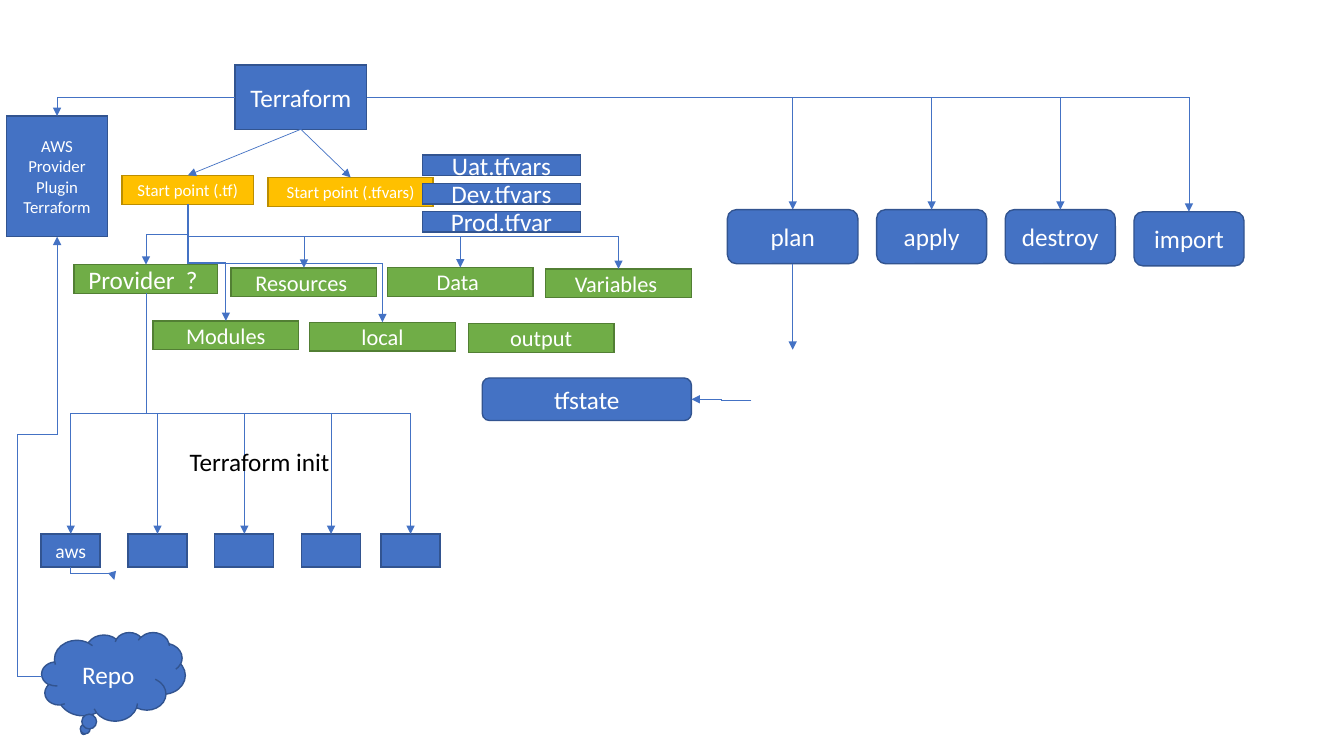
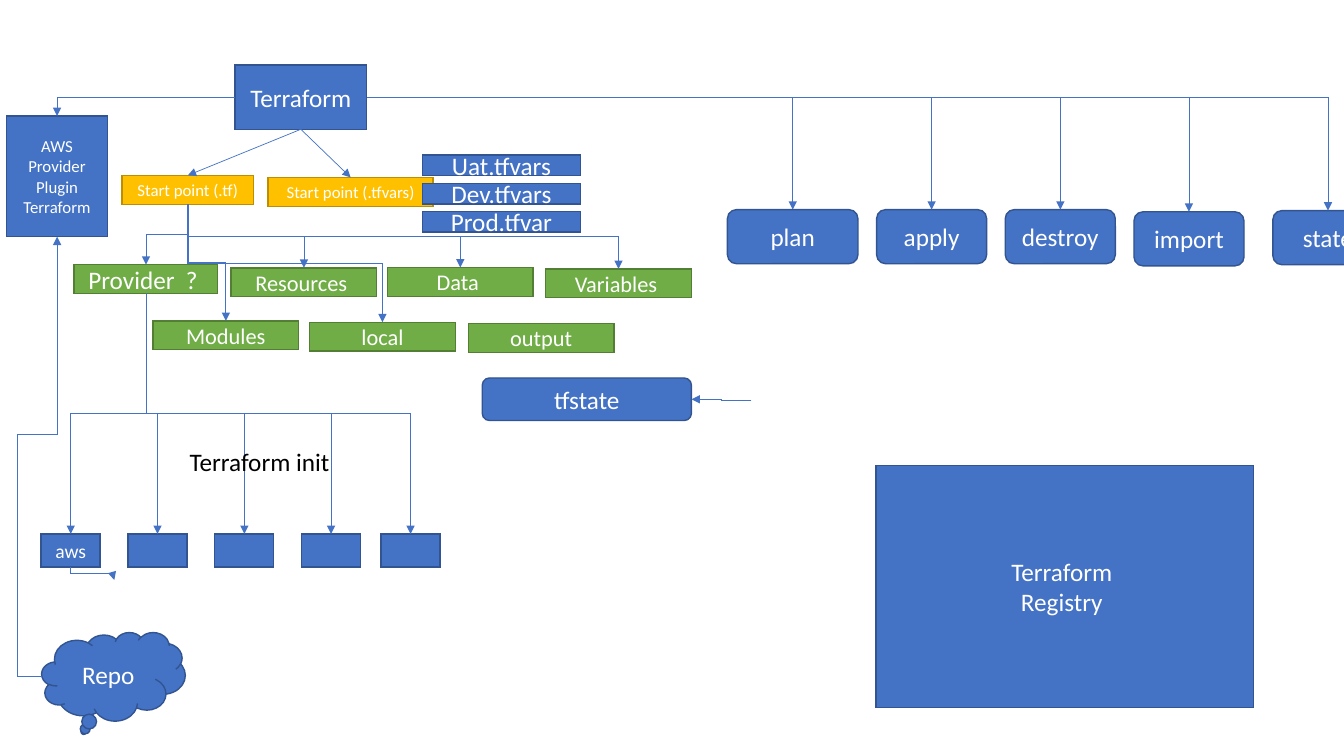
Before and after one commit to nileshdevdas/advaws, a slide deck: slide 12 of AWSPresentation1.pptx. Drawn at 1344x756 pixels with LibreOffice and Linux fonts; fonts in the diff are those of the drawing. Boxes give left, top, right and bottom in pixels: in the first picture for what was removed or moved away, otherwise in the second. Text is boxed around its words. In the diff, an @@ line names an element or a change of style, - is before the commit and + after.

Commit message:
Terraform

```diff
--- a/AWSPresentation1.pptx
+++ b/AWSPresentation1.pptx
@@ elbow arrow added from (1190, 97) to (1328, 211), #4472C4 0.5 pt @@
@@ rounded rectangle added at <box>1273,211,1344,265</box>, fill #4472C4, outline #325491 1 pt, 18 pt, text #FFFFFF @@
+state
@@ elbow arrow removed from (792, 264) to (792, 350) @@
@@ rectangle added at <box>876,466,1253,708</box>, fill #4472C4, outline #325491 1 pt, 18 pt, text #FFFFFF @@
+Terraform
+Registry
```
Also in this commit, not shown: 1 other slide changed, 5 other files.
